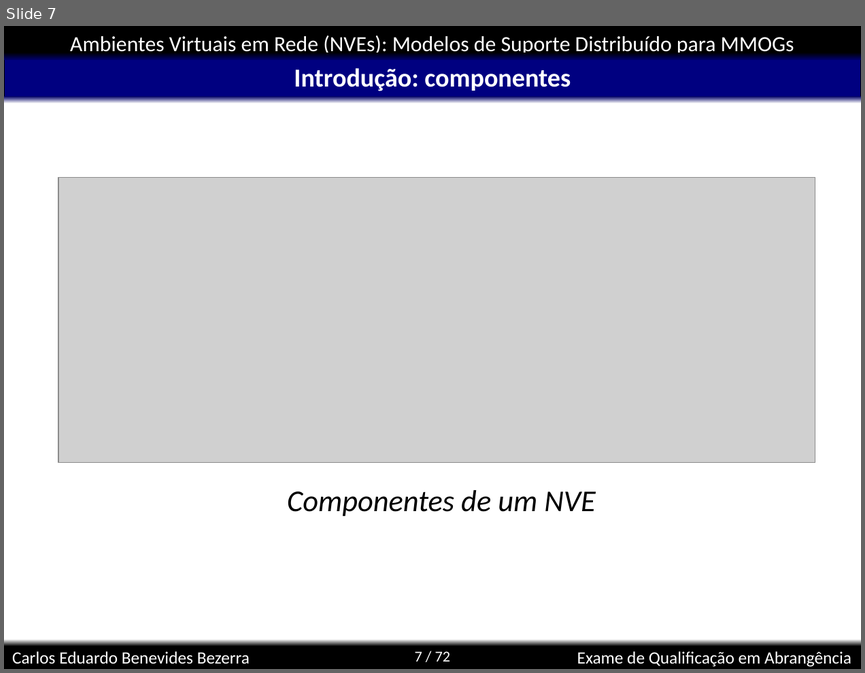
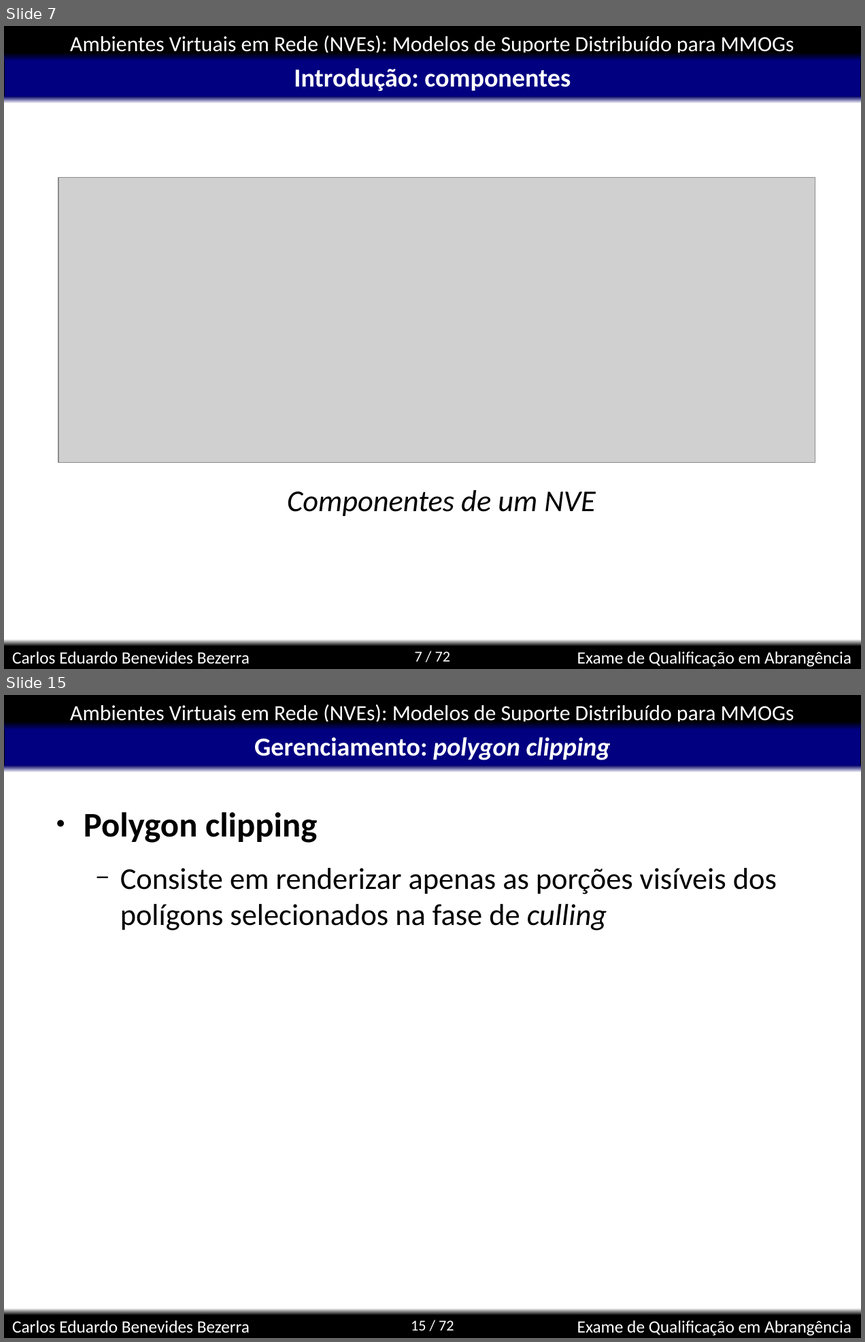
Before and after one commit to kdubezerra/kdubezerra, a slide deck: disciplinas/cmp600/app.ppt. Shown one above the other, each under a label of ours: slide 7 before the commit, slides 7 and 15 after it; the slides between them are not shown. The pictures are 865x673 and 865x1342 pixels, drawn with LibreOffice and Linux fonts; fonts in the diff are those of the drawing; grey boxes stand for pictures; background and template pictures are left out. Boxes give left, top, right and bottom in pixels: in the first picture for what was removed or moved away, otherwise in the second. Text is boxed around its words. In the diff, an @@ line names an element or a change of style, - is before the commit and + after.

```diff
--- a/disciplinas/cmp600/app.ppt
+++ b/disciplinas/cmp600/app.ppt
@@ slide 15 added at <box>4,695,861,1338</box>, background #FFFFFF; not listed: 8 template elements that a slide beside it also shows @@
@@ title added at <box>254,737,611,760</box>, 24 pt, text #FFFFFF, bold, italic @@
+Gerenciamento: polygon clipping
@@ text added at <box>84,812,776,930</box>, 28 pt, text #000000 @@
+● Polygon clipping
+  − Consiste em renderizar apenas as porções visíveis dos polígons selecionados na fase de culling
```
Also in this commit, not shown: 1 slide changed, 8 other slides added, 1 slide removed, 3 other files.
